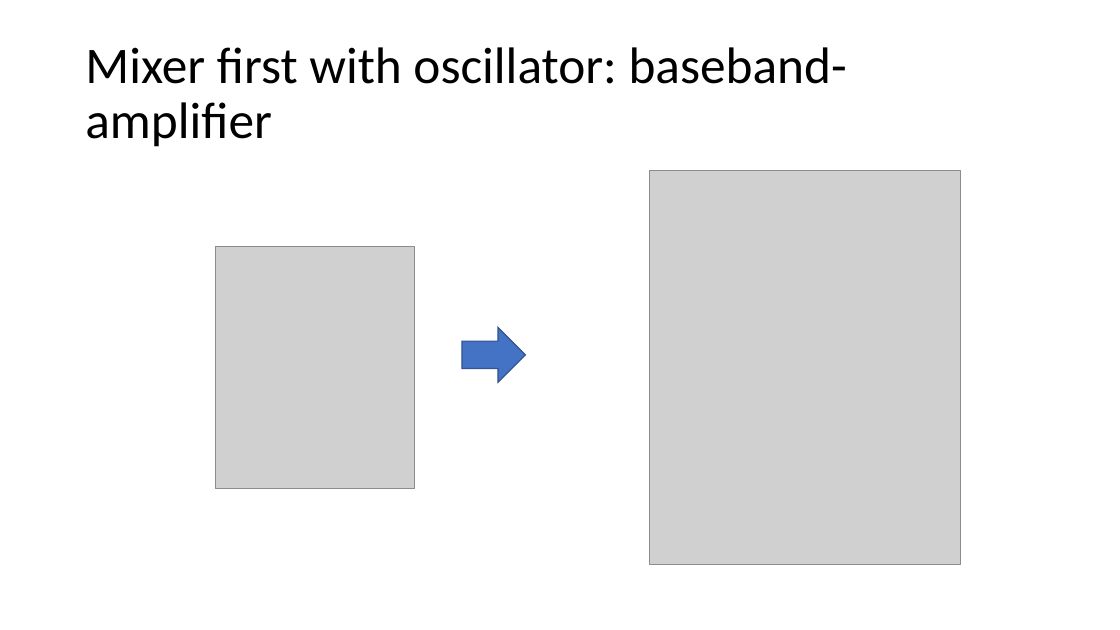
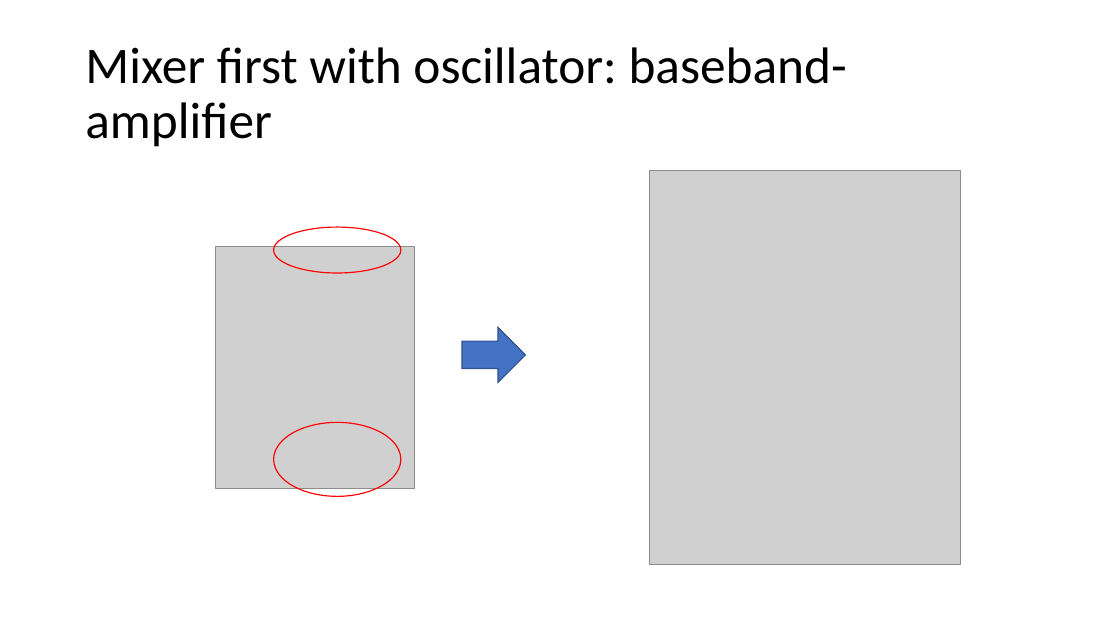
Before and after one commit to kkunal1408/GANA_circuit_data, a slide deck: slide 9 of circuit_data/source_files/individual_test_data_org/summary_results.pptx (slide 5 before the commit). Drawn at 1120x630 pixels with LibreOffice and Linux fonts; fonts in the diff are those of the drawing; grey boxes stand for pictures. Boxes give left, top, right and bottom in pixels: in the first picture for what was removed or moved away, otherwise in the second. Text is boxed around its words. In the diff, an @@ line names an element or a change of style, - is before the commit and + after.

```diff
--- a/circuit_data/source_files/individual_test_data_org/summary_results.pptx
+++ b/circuit_data/source_files/individual_test_data_org/summary_results.pptx
@@ ellipse added at box(274, 227, 401, 273), outline #FF0000 1 pt @@
@@ ellipse added at box(274, 423, 401, 497), outline #FF0000 1 pt @@
```
Also in this commit, not shown: 6 other slides changed, 11 slides added, 3 other files.
